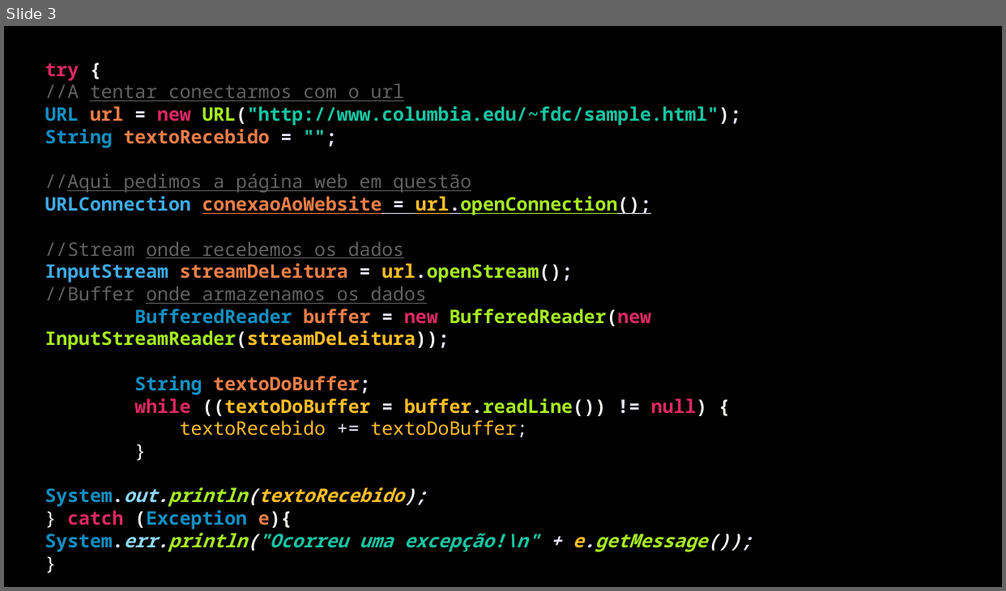
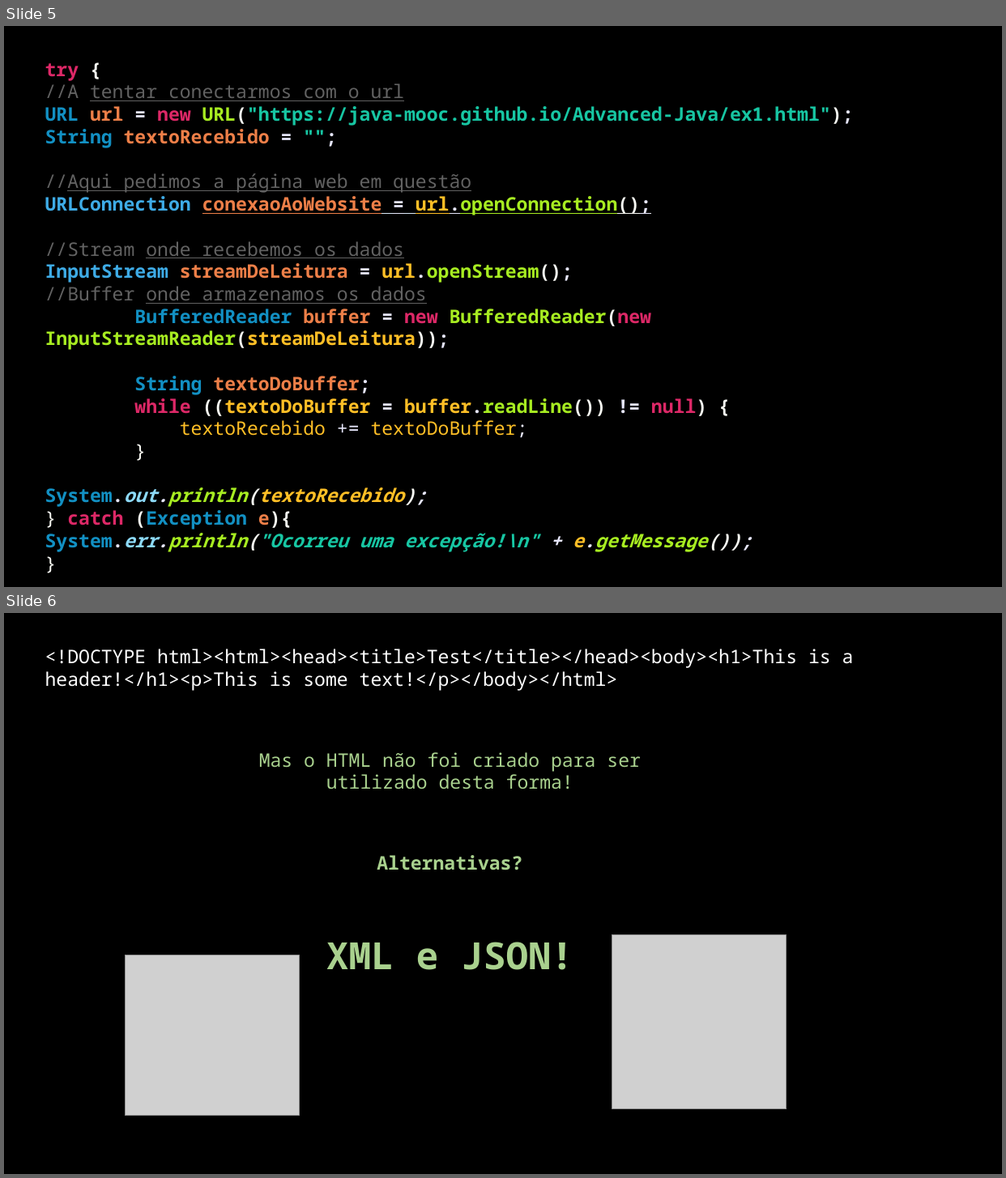
Before and after one commit to Java-Mooc/Advanced-Java, a slide deck: PPT1 - Ligacao a internet.pptx. Shown one above the other, each under a label of ours: slide 3 before the commit, slides 5 and 6 after it. The pictures are 1006x591 and 1006x1178 pixels, drawn with LibreOffice and Linux fonts; fonts in the diff are those of the drawing; grey boxes stand for pictures. Boxes give left, top, right and bottom in pixels: in the first picture for what was removed or moved away, otherwise in the second. Text is boxed around its words. In the diff, an @@ line names an element or a change of style, - is before the commit and + after.

```diff
--- a/PPT1 - Ligacao a internet.pptx
+++ b/PPT1 - Ligacao a internet.pptx
@@ slide 6 added at box(4, 613, 1002, 1174), background #000000 @@
@@ text added at box(45, 649, 854, 690), 18 pt, text #FFFFFF @@
+<!DOCTYPE html><html><head><title>Test</title></head><body><h1>This is a header!</h1><p>This is some text!</p></body></html>
@@ text added at box(259, 752, 641, 790), 18 pt, text #A9D18E @@
+Mas o HTML não foi criado para ser utilizado desta forma!
@@ text added at box(377, 855, 522, 871), 18 pt, text #A9D18E, bold @@
+Alternativas?
@@ text added at box(326, 942, 573, 970), 36 pt, text #A9D18E, bold @@
+XML e JSON!
@@ picture added at box(612, 935, 787, 1110) @@
@@ picture added at box(125, 956, 299, 1116) @@
@@ what was slide 3 is now slide 5 @@
@@ slide 5 changed as well @@
@@ text at box(45, 106, 854, 126): text changed @@
-URL url = new URL("http://www.columbia.edu/~fdc/sample.html");
+URL url = new URL("https://java-mooc.github.io/Advanced-Java/ex1.html");
```
Also in this commit, not shown: 2 other slides changed, 4 other slides added, 2 slides removed, 7 other files.
